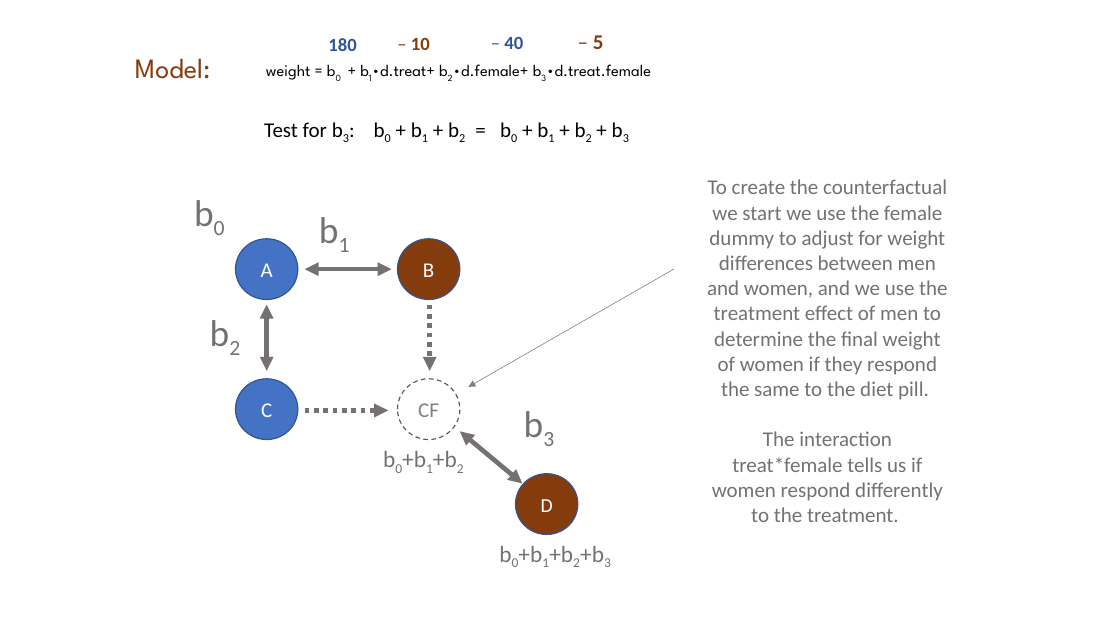
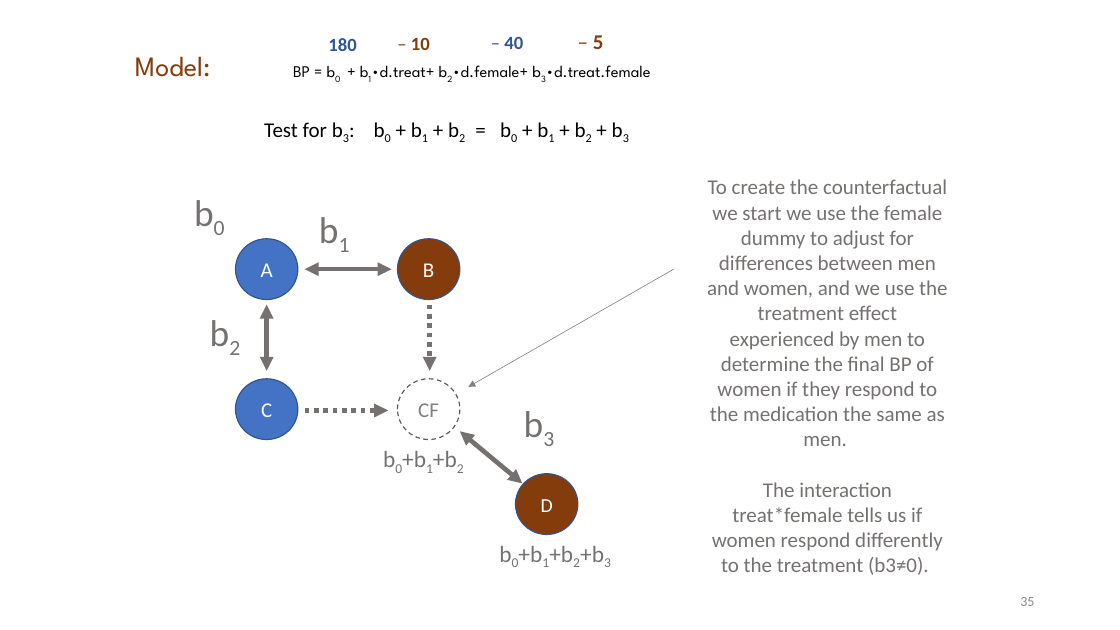
Before and after one commit to Watts-College/cpp-523-fall-2021, a slide deck: slide 35 of lectures/hypotheses-tests-with-dummy-variables.pptx (slide 32 before the commit). Drawn at 1120x630 pixels with LibreOffice and Linux fonts; fonts in the diff are those of the drawing. Boxes give left, top, right and bottom in pixels: in the first picture for what was removed or moved away, otherwise in the second. Text is boxed around its words. In the diff, an @@ line names an element or a change of style, - is before the commit and + after.

```diff
--- a/lectures/hypotheses-tests-with-dummy-variables.pptx
+++ b/lectures/hypotheses-tests-with-dummy-variables.pptx
@@ text at [293, 65, 651, 77]: text changed @@
-weight = b0 + b1∙d.treat+ b2∙d.female+ b3∙d.treat.female
+BP = b0 + b1∙d.treat+ b2∙d.female+ b3∙d.treat.female
@@ text at [707, 179, 947, 575]: text changed @@
-To create the counterfactual we start we use the female dummy to adjust for weight differences between men and women, and we use the treatment effect of men to determine the final weight of women if they respond the same to the diet pill.
-The interaction treat*female tells us if women respond differently to the treatment.
+To create the counterfactual we start we use the female dummy to adjust for differences between men and women, and we use the treatment effect experienced by men to determine the final BP of women if they respond to the medication the same as men.
+The interaction treat*female tells us if women respond differently to the treatment (b3≠0).
@@ page number added at [1020, 597, 1034, 606], 12 pt, text #8C8C8C @@
+35
```
Also in this commit, not shown: 31 other slides changed, 3 slides added, 1 other file.
